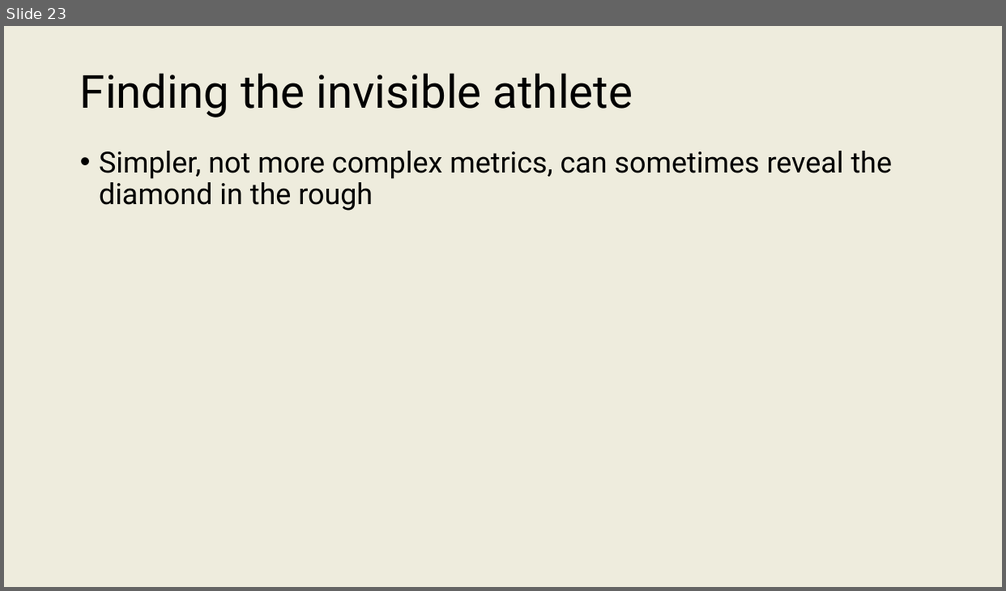
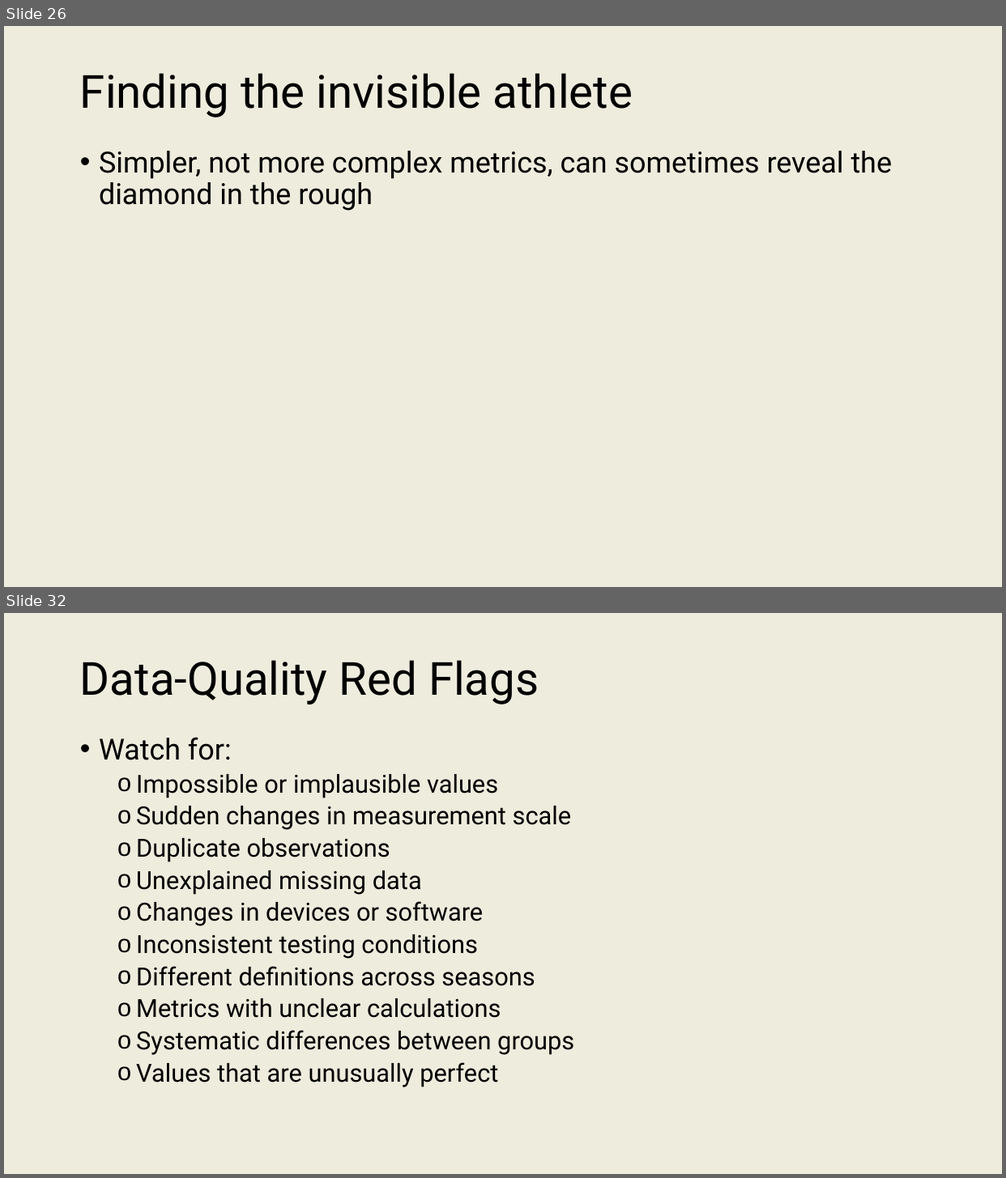
Before and after one commit to onishisaryu/HES-3000-Sports-Data-Analytics, a slide deck: pptx/Lecture5.pptx. Shown one above the other, each under a label of ours: slide 23 before the commit, slides 26 and 32 after it; the slides between them are not shown. The pictures are 1006x591 and 1006x1178 pixels, drawn with LibreOffice and Linux fonts; fonts in the diff are those of the drawing. Boxes give left, top, right and bottom in pixels: in the first picture for what was removed or moved away, otherwise in the second. Text is boxed around its words. In the diff, an @@ line names an element or a change of style, - is before the commit and + after.

```diff
--- a/pptx/Lecture5.pptx
+++ b/pptx/Lecture5.pptx
@@ slide 32 added at <box>4,613,1002,1174</box>, background #EEECDD @@
@@ title added at <box>80,660,539,705</box>, 44 pt, text #000000 @@
+Data-Quality Red Flags
@@ text added at <box>99,737,574,1088</box>, 24 pt, text #000000 @@
+• Watch for:
+  o Impossible or implausible values
+  o Sudden changes in measurement scale
+  o Duplicate observations
+  o Unexplained missing data
+  o Changes in devices or software
+  o Inconsistent testing conditions
+  o Different definitions across seasons
+  o Metrics with unclear calculations
+  o Systematic differences between groups
+  o Values that are unusually perfect
@@ what was slide 23 is now slide 26 @@
```
Also in this commit, not shown: 10 slides changed, 9 other slides added.
